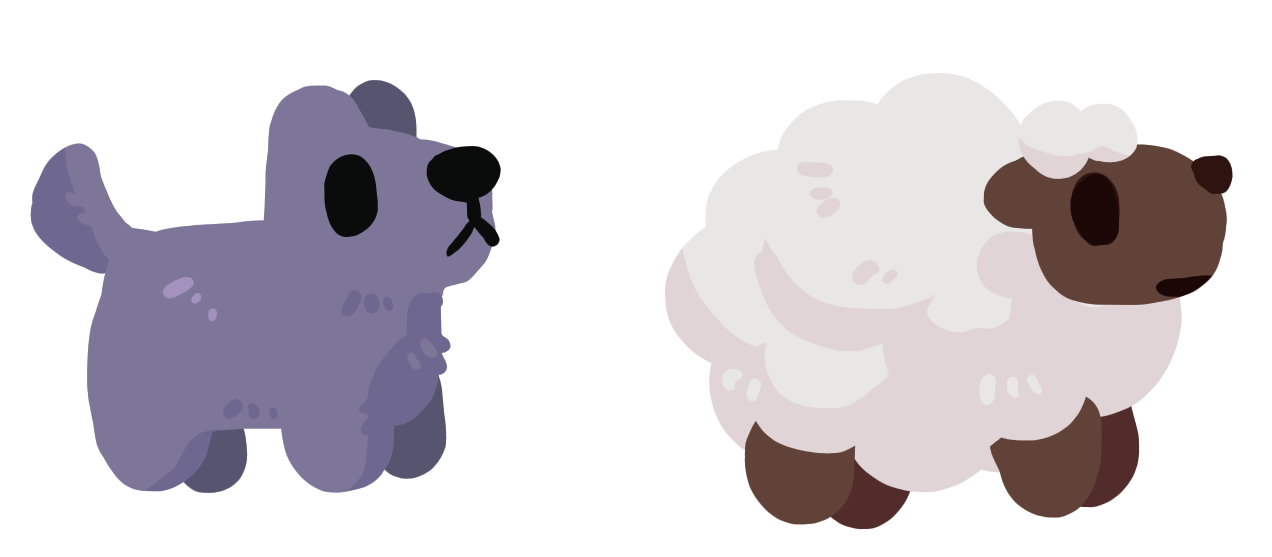
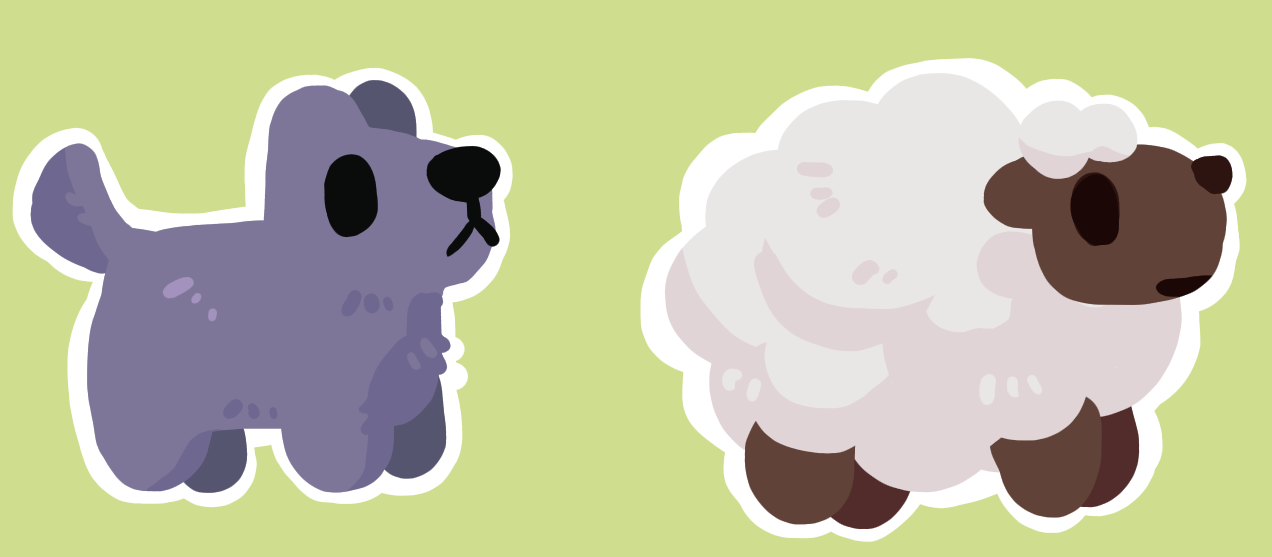
The second 1272x557 image is a revision of the first. Changes to its layers:
painted on "Paint Layer 2 Merged" over <box>0,40,606,552</box>
painted on "Paint Layer 4" over <box>0,40,542,552</box>
painted on "Paint Layer 7 Merged" over <box>606,40,1272,552</box>
painted on "Paint Layer 5" over <box>606,40,1272,552</box>
showed "Background", painted on it over <box>0,0,1272,557</box>
